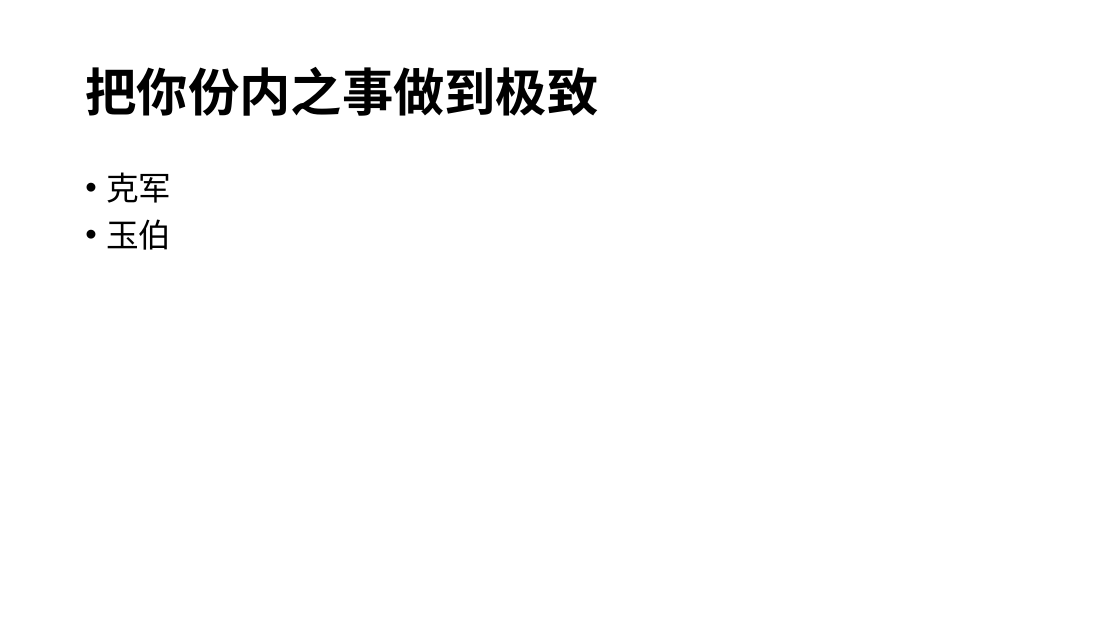
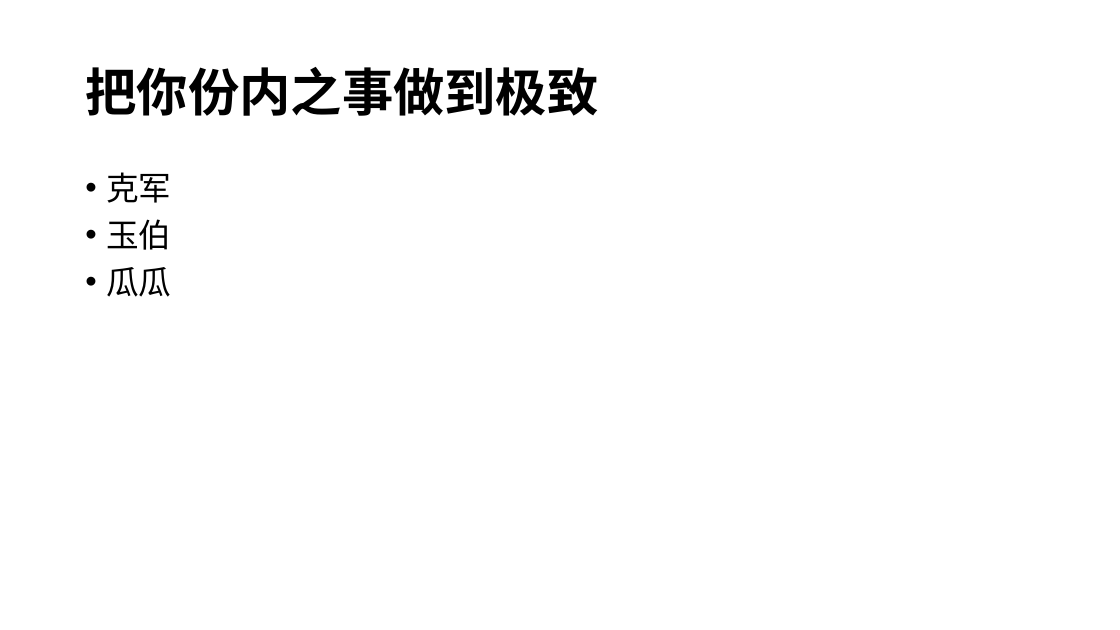
Before and after one commit to liuxm6/demos, a slide deck: slide 30 of WEB培训.pptx (slide 22 before the commit). Drawn at 1120x630 pixels with LibreOffice and Linux fonts; fonts in the diff are those of the drawing. Boxes give left, top, right and bottom in pixels: in the first picture for what was removed or moved away, otherwise in the second. Text is boxed around its words. In the diff, an @@ line names an element or a change of style, - is before the commit and + after.

```diff
--- a/WEB培训.pptx
+++ b/WEB培训.pptx
@@ text at bbox=[106, 267, 171, 297]: paragraph added @@
+• 瓜瓜
```
Also in this commit, not shown: 1 other slide changed, 8 slides added, 1 other file.
